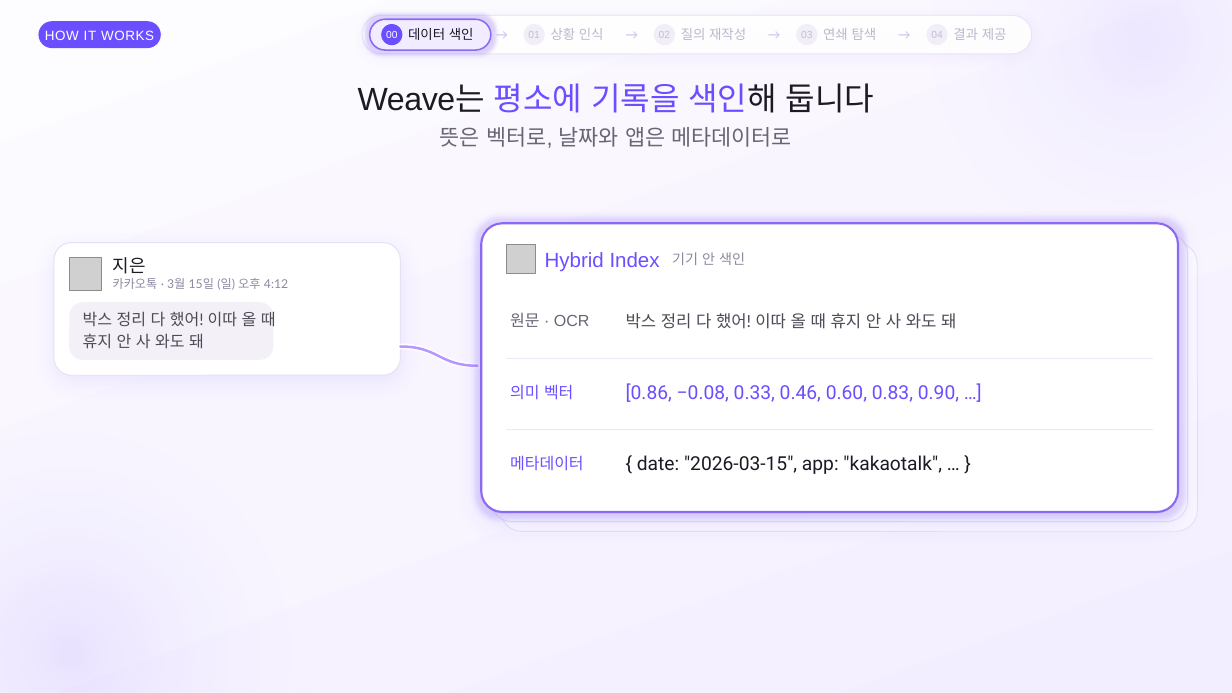
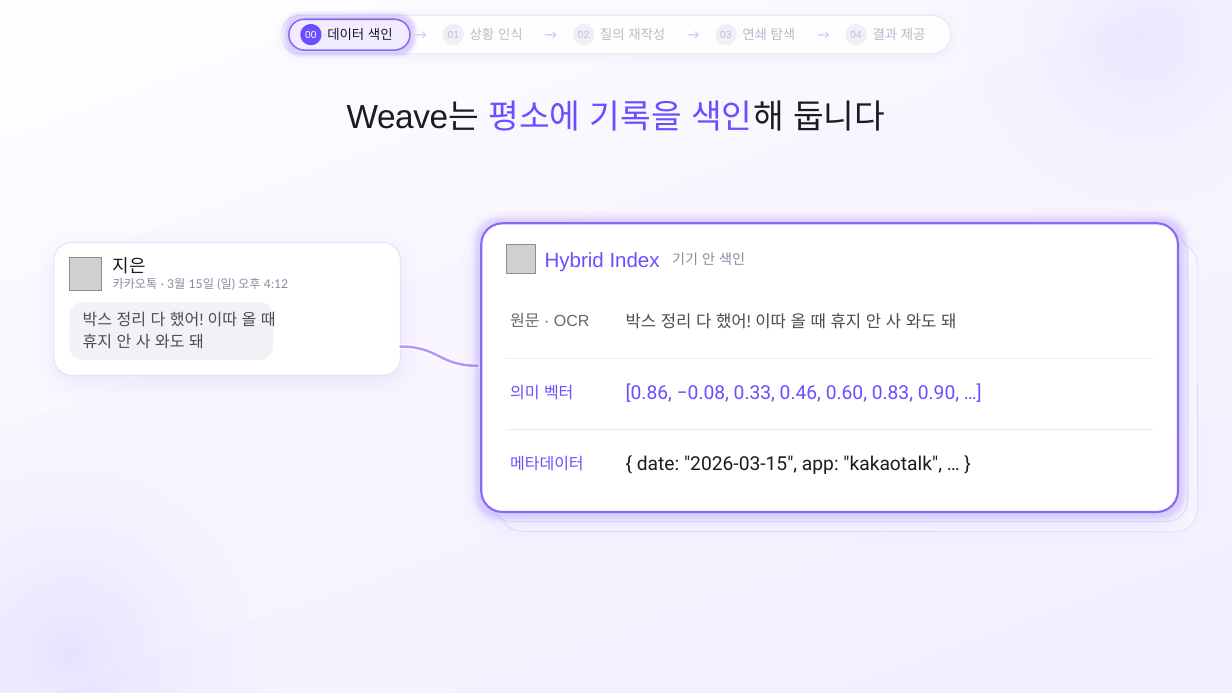
Before and after one commit to SB-Jo/t3, a slide deck: slide 10 of weave/결선준비/09_HowItWorks/HowItWorks_Argon.pptx. Drawn at 1232x693 pixels with LibreOffice and Linux fonts; fonts in the diff are those of the drawing; grey boxes stand for pictures. Boxes give left, top, right and bottom in pixels: in the first picture for what was removed or moved away, otherwise in the second. Text is boxed around its words. In the diff, an @@ line names an element or a change of style, - is before the commit and + after.

```diff
--- a/weave/결선준비/09_HowItWorks/HowItWorks_Argon.pptx
+++ b/weave/결선준비/09_HowItWorks/HowItWorks_Argon.pptx
@@ rounded rectangle removed at [39, 21, 161, 48] @@
-HOW IT WORKS
@@ 10 texts, 2 rounded rectangles, 1 ellipse: place and size @@
-10 texts, 2 rounded rectangles, 1 ellipse at [362, 16, 1032, 55]
+10 texts, 2 rounded rectangles, 1 ellipse at [281, 16, 951, 55]
@@ text "→": place and size @@
-text "→" at [894, 16, 915, 55]
+text "→" at [410, 16, 432, 55]
@@ ellipse: place and size @@
-ellipse at [927, 24, 948, 45]
+ellipse at [443, 24, 464, 45]
@@ text "→": place and size @@
-text "→" at [621, 16, 642, 55]
+text "→" at [683, 16, 704, 55]
@@ ellipse: place and size @@
-ellipse at [654, 24, 676, 45]
+ellipse at [715, 24, 737, 45]
@@ 2 ellipses, 2 texts: place and size @@
-2 ellipses, 2 texts at [491, 16, 818, 55]
+2 ellipses, 2 texts at [541, 16, 867, 55]
@@ text "Weave는 평소에 기록을 색인해 둡니다": place and size @@
-text "Weave는 평소에 기록을 색인해 둡니다" at [358, 83, 874, 113]
+text "Weave는 평소에 기록을 색인해 둡니다" at [347, 100, 885, 131]
@@ text "Weave는 평소에 기록을 색인해 둡니다" at [347, 100, 885, 131]: size 25 to 26 pt; line spacing 26.6pt to 27.7pt @@
@@ text removed at [440, 127, 792, 148] @@
-뜻은 벡터로, 날짜와 앱은 메타데이터로
```
Also in this commit, not shown: 25 other slides changed, 9 other files.
